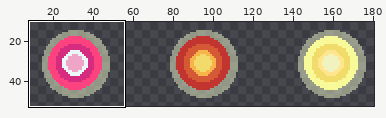
Sprite sheet -- Vacio/Assets/Sprites/power-ups.png. Above: a wide view before the commit, with the close-up outlined.
Close-up. The starting point:
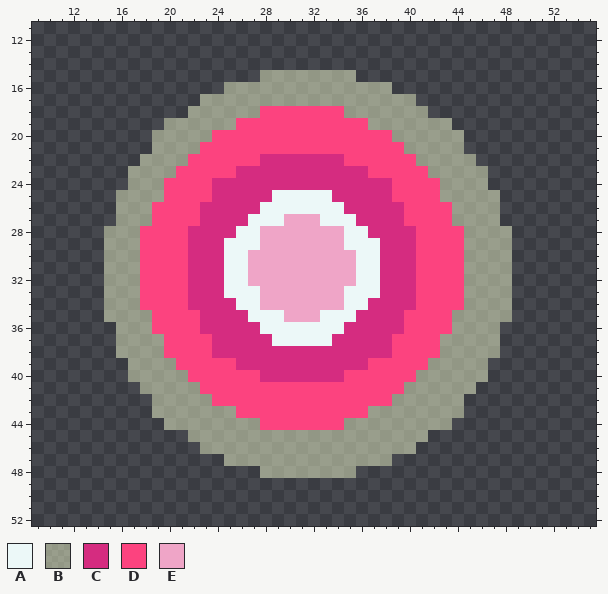
The file is 192x64 pixels. Shown: x 9..55, y 11..52. The wide view leaves out empty margins.
Palette (. is transparent): A #ecf8f8  B #f6fed178  C #d52c80  D #fc437f  E #efa5c7
Pixels before, first column x 15:
15 .............BBBBBBBB.............
16 ..........BBBBBBBBBBBBBB..........
17 ........BBBBBBBBBBBBBBBBBB........
18 .......BBBBBBDDDDDDDBBBBBBB.......
19 .....BBBBBBDDDDDDDDDDDBBBBBBB.....
20 ....BBBBBDDDDDDDDDDDDDDDBBBBBB....
21 ....BBBBDDDDDDDDDDDDDDDDDBBBBB....
22 ...BBBBDDDDDDCCCCCCCDDDDDDBBBBB...
23 ..BBBBDDDDDCCCCCCCCCCCDDDDDBBBBB..
24 ..BBBDDDDCCCCCCCCCCCCCCCDDDDBBBB..
25 .BBBBDDDDCCCCCAAAAACCCCCDDDDBBBBB.
26 .BBBDDDDCCCCCAAAAAAACCCCCDDDDBBBB.
27 .BBBDDDDCCCCAAAEEEAAACCCCDDDDBBBB.
28 BBBDDDDCCCCAAEEEEEEEAACCCCDDDDBBBB
29 BBBDDDDCCCAAAEEEEEEEAAACCCDDDDBBBB
30 BBBDDDDCCCAAEEEEEEEEEAACCCDDDDBBBB
31 BBBDDDDCCCAAEEEEEEEEEAACCCDDDDBBBB
32 BBBDDDDCCCAAEEEEEEEEEAACCCDDDDBBBB
33 BBBDDDDCCCAAAEEEEEEEAAACCCDDDDBBBB
34 BBBDDDDCCCCAAEEEEEEEAACCCCDDDDBBBB
35 BBBBDDDDCCCCAAAEEEAAACCCCDDDDBBBBB
36 .BBBDDDDCCCCCAAAAAAACCCCCDDDDBBBB.
37 .BBBBDDDDCCCCCAAAAACCCCCDDDDBBBBB.
38 .BBBBDDDDCCCCCCCCCCCCCCCDDDDBBBBB.
39 ..BBBBDDDDDCCCCCCCCCCCDDDDDBBBBB..
40 ..BBBBBDDDDDDCCCCCCCDDDDDDBBBBBB..
41 ...BBBBBDDDDDDDDDDDDDDDDDBBBBBB...
42 ....BBBBBDDDDDDDDDDDDDDDBBBBBB....
43 ....BBBBBBBDDDDDDDDDDDBBBBBBBB....
44 .....BBBBBBBBDDDDDDDBBBBBBBBB.....
45 .......BBBBBBBBBBBBBBBBBBBB.......
46 ........BBBBBBBBBBBBBBBBBB........
47 ..........BBBBBBBBBBBBBB..........
48 .............BBBBBBBB.............
The result:
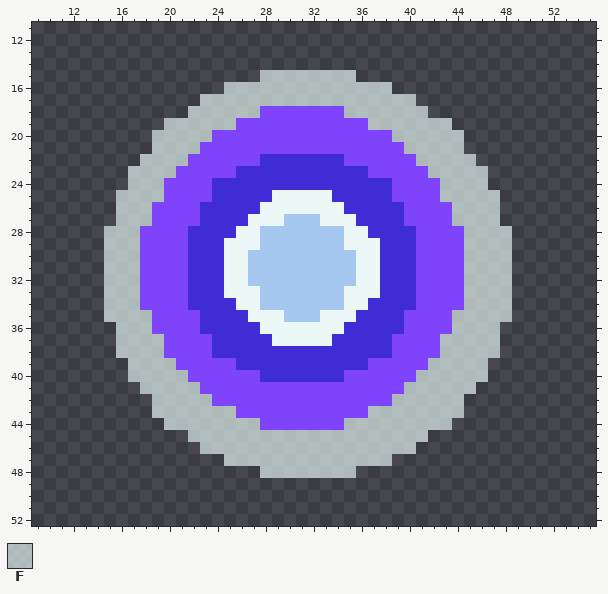
Colours new in this view: F #dff0ecb3
Edits made:
Colour C changes from #d52c80 to #402cd5.
Colour D changes from #fc437f to #8043fc.
Colour E changes from #efa5c7 to #a5c6ef.
Colour B becomes colour F in row 15 at x 28 to 35; in row 16 at x 25 to 38; in row 17 at x 23 to 40; in row 18 at x 22 to 27 and 35 to 41; in row 19 at x 20 to 25 and 37 to 43; in row 20 at x 19 to 23 and 39 to 44.
Colour B becomes colour F in row 21 at x 19 to 22 and 40 to 44; in row 22 at x 18 to 21 and 41 to 45; in row 23 at x 17 to 20 and 42 to 46; in row 24 at x 17 to 19 and 43 to 46; in row 25 at x 16 to 19 and 43 to 47; in rows 26 to 27 at x 16 to 18 and 44 to 47.
Colour B becomes colour F in rows 28 to 34 at x 15 to 17 and 45 to 48; in row 35 at x 15 to 18 and 44 to 48; in row 36 at x 16 to 18 and 44 to 47; in rows 37 to 38 at x 16 to 19 and 43 to 47; in row 39 at x 17 to 20 and 42 to 46; in row 40 at x 17 to 21 and 41 to 46.
Colour B becomes colour F in row 41 at x 18 to 22 and 40 to 45; in row 42 at x 19 to 23 and 39 to 44; in row 43 at x 19 to 25 and 37 to 44; in row 44 at x 20 to 27 and 35 to 43; in row 45 at x 22 to 41; in row 46 at x 23 to 40.
Colour B becomes colour F in row 47 at x 25 to 38; in row 48 at x 28 to 35.
Pixel boxes of the changes (left, top, right, bottom) in both close-ups:
changed: (104, 70, 512, 478)
